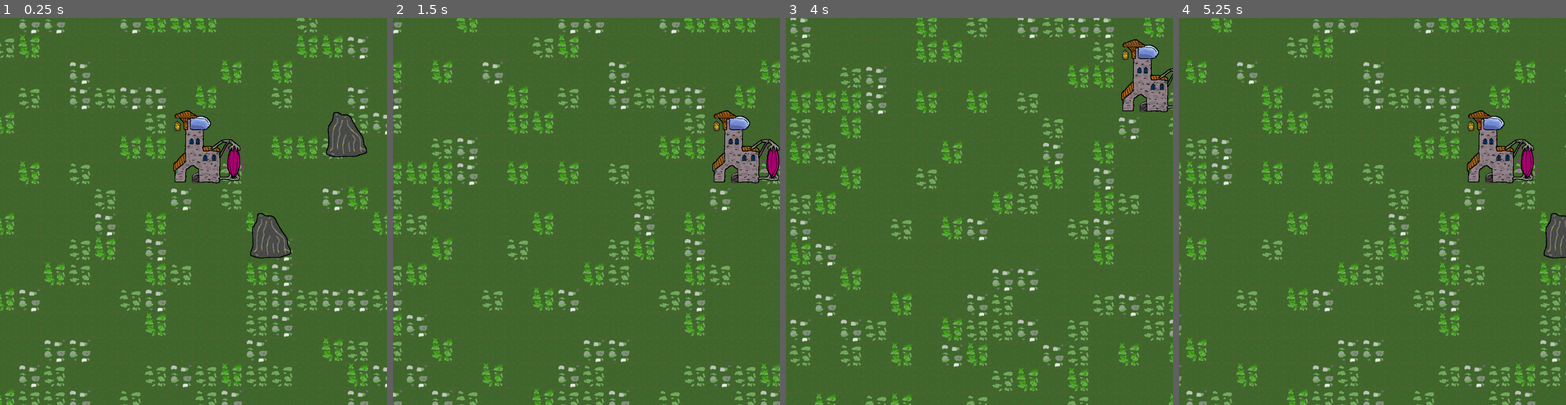
Above: before the commit, frames 1-4 (left to right).
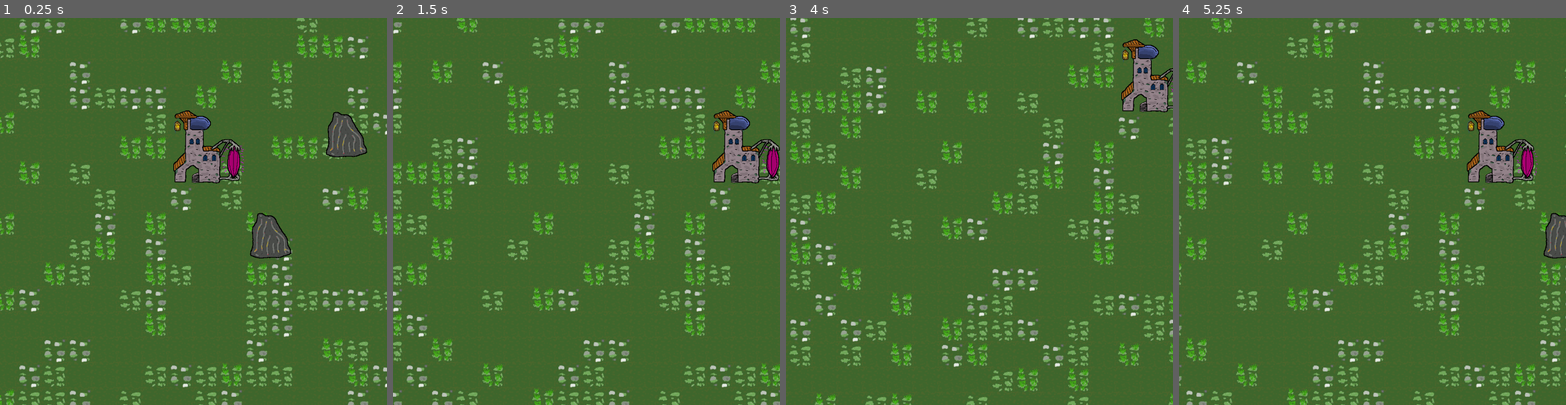
Above: after the commit, the same moments.

Repository: jaroslav2324/ludum_dare_54
Game: Godot game, scene res://scenes/main_scene.tscn
Same seed, same stepped clock (60 frames per second), same inputs: the game is played once before the commit and once after it.
Inputs (mouse positions are in pixels of both pictures, inside the frame that each line leads up to):
- Up to frame 1 (0.25 s): no input
- Up to frame 2 (1.5 s): move the mouse to (663, 238) at 0.52 s; hold A (a) 0.53-1.28 s; tap D (d) at 0.8, 1.35 s; move the mouse to (509, 230) at 1.27 s
- Up to frame 3 (4 s): click (902, 230) at 1.55 s; move the mouse to (1018, 126) at 2.02 s; hold S (s) 2.03-2.78 s; click (1018, 126) at 2.1 s; move the mouse to (960, 288) at 2.77 s; tap S (s) at 2.85 s; tap W (w) at 3.05 s; tap Enter at 3.5 s; move the mouse to (1095, 269) at 3.52 s; hold W (w) from 3.53 s (still down); tap A (a) at 3.8 s
- Up to frame 4 (5.25 s): move the mouse to (1256, 153) at 4.27 s; release W (w) at 4.28 s; tap A (a) at 4.35 s; tap D (d) at 4.55 s; tap Space at 5 s; move the mouse to (1391, 211) at 5.02 s; hold D (d) from 5.03 s (still down)

The runs differ from the first frame. In frame 1, 0.1% of the frame differs, in the area x 49-55%, y 25-29%; in frame 2, 0.1%, in the area x 86-93%, y 25-29%; in frame 3, 0.1%; in frame 4, 0.1%.

Commit message:
added pickaxe sound

Diff:
--- a/base.tscn
+++ b/base.tscn
@@ -59,8 +59,6 @@
 [node name="kupol" type="AnimatedSprite2D" parent="."]
 position = Vector2(32, 32)
 sprite_frames = SubResource("SpriteFrames_71drg")
-frame = 2
-frame_progress = 1.0
 
 [node name="CollisionShape2D" type="CollisionShape2D" parent="."]
 position = Vector2(32, 32)
--- a/scenes/game.gd
+++ b/scenes/game.gd
@@ -9,7 +9,7 @@
 func _ready():
 	# test
 	# print("A")
-	# spell_mine_stone_btn_pressed_sig.emit()
+	spell_mine_stone_btn_pressed_sig.emit()
 
 	connect("spell_mine_stone_btn_pressed_sig", _on_spell_mine_stone_btn_pressed_sig)
 	connect("spell_mine_stone_btn_unpressed_sig", _on_spell_mine_stone_btn_unpressed_sig)
--- /dev/null
+++ b/scenes/mine.gd
@@ -0,0 +1,21 @@
+extends Node2D
+
+
+# Called when the node enters the scene tree for the first time.
+func _ready():
+	pass # Replace with function body.
+
+
+# Called every frame. 'delta' is the elapsed time since the previous frame.
+func _process(delta):
+	pass
+
+
+func _on_animated_sprite_2d_animation_looped():
+	if is_visible():
+		$AudioStreamPlayer2D.play()
+
+
+func _on_animated_sprite_2d_2_animation_looped():
+	if is_visible():
+		$AudioStreamPlayer2D2.play()
--- a/scenes/mine.tscn
+++ b/scenes/mine.tscn
@@ -1,8 +1,10 @@
-[gd_scene load_steps=6 format=3 uid="uid://ck37gt6lykv3a"]
+[gd_scene load_steps=8 format=3 uid="uid://ck37gt6lykv3a"]
 
 [ext_resource type="Texture2D" uid="uid://blcshc5io0vsp" path="res://textures/magic/pickaxe1.png" id="1_erfkd"]
+[ext_resource type="Script" path="res://scenes/mine.gd" id="1_pyeyi"]
 [ext_resource type="Texture2D" uid="uid://dptydfmgw1ont" path="res://textures/magic/pickaxe2.png" id="2_i3by2"]
 [ext_resource type="Texture2D" uid="uid://60d73ugancmx" path="res://textures/magic/pickaxe3.png" id="3_xfco4"]
+[ext_resource type="AudioStream" uid="uid://bo3pp6ky040l3" path="res://sounds/pickaxe_sound1.wav" id="4_1pbil"]
 
 [sub_resource type="SpriteFrames" id="SpriteFrames_vjshf"]
 animations = [{
@@ -39,6 +41,7 @@
 }]
 
 [node name="mine" type="Node2D"]
+script = ExtResource("1_pyeyi")
 
 [node name="AnimatedSprite2D2" type="AnimatedSprite2D" parent="."]
 position = Vector2(-44, -63)
@@ -52,3 +55,13 @@
 autoplay = "default"
 frame_progress = 0.793655
 flip_h = true
+
+[node name="AudioStreamPlayer2D" type="AudioStreamPlayer2D" parent="."]
+stream = ExtResource("4_1pbil")
+max_polyphony = 2
+
+[node name="AudioStreamPlayer2D2" type="AudioStreamPlayer2D" parent="."]
+max_polyphony = 2
+
+[connection signal="animation_looped" from="AnimatedSprite2D2" to="." method="_on_animated_sprite_2d_2_animation_looped"]
+[connection signal="animation_looped" from="AnimatedSprite2D" to="." method="_on_animated_sprite_2d_animation_looped"]
--- a/scenes/stone.gd
+++ b/scenes/stone.gd
@@ -21,6 +21,11 @@
 	if Input.is_action_just_pressed("left") and is_mouse_hovered and spell_cast_btn_pressed:
 		print("stone mine started")
 		spell_cast_btn_pressed = false
+		#var player1_node = get_node("mine/AudioStreamPlayer2D")
+		# player1_node.
+		#player1_node.play()
+		#var player2_node = get_node("mine/AudioStreamPlayer2D2")
+		#player2_node.play()
 		get_node("../../").spell_mine_stone_btn_unpressed_sig.emit()
 		$mine.visible = true
 	# if Input.is_action_just_pressed("left") and is_mouse_hovered:
Not shown, added: sounds/pickaxe_sound1.wav.import
Not shown, added: sounds/pickaxe_sound2.wav.import
Not shown, added: sounds/pickaxe_sound1.wav
Not shown, added: sounds/pickaxe_sound2.wav
